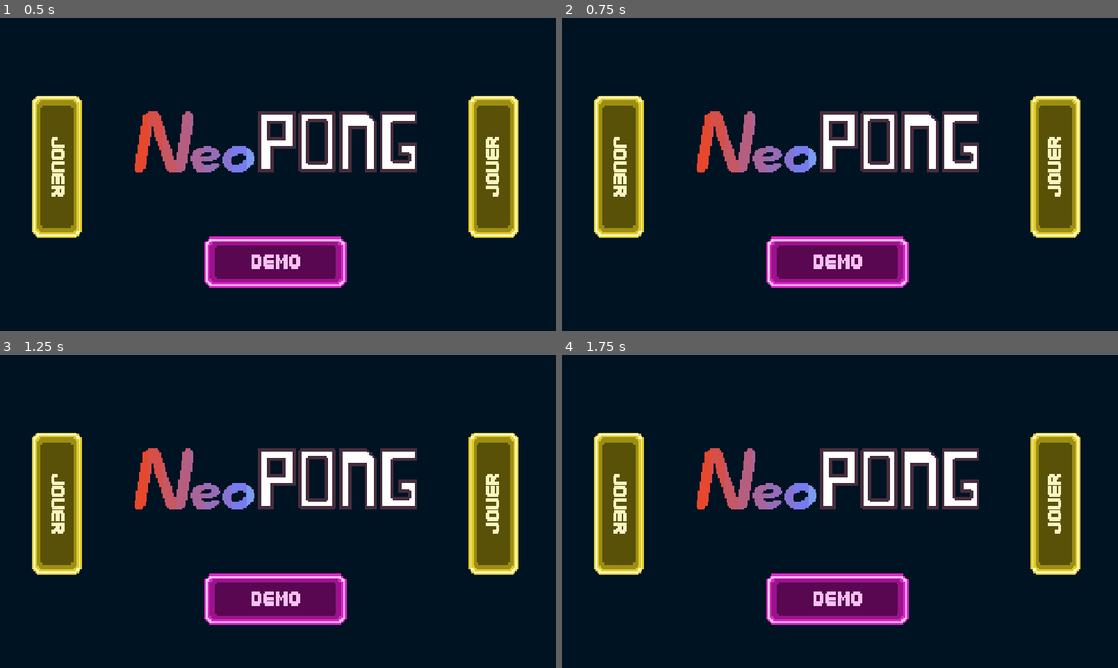
Above: before the commit, frames 1-4 (two rows, left to right).
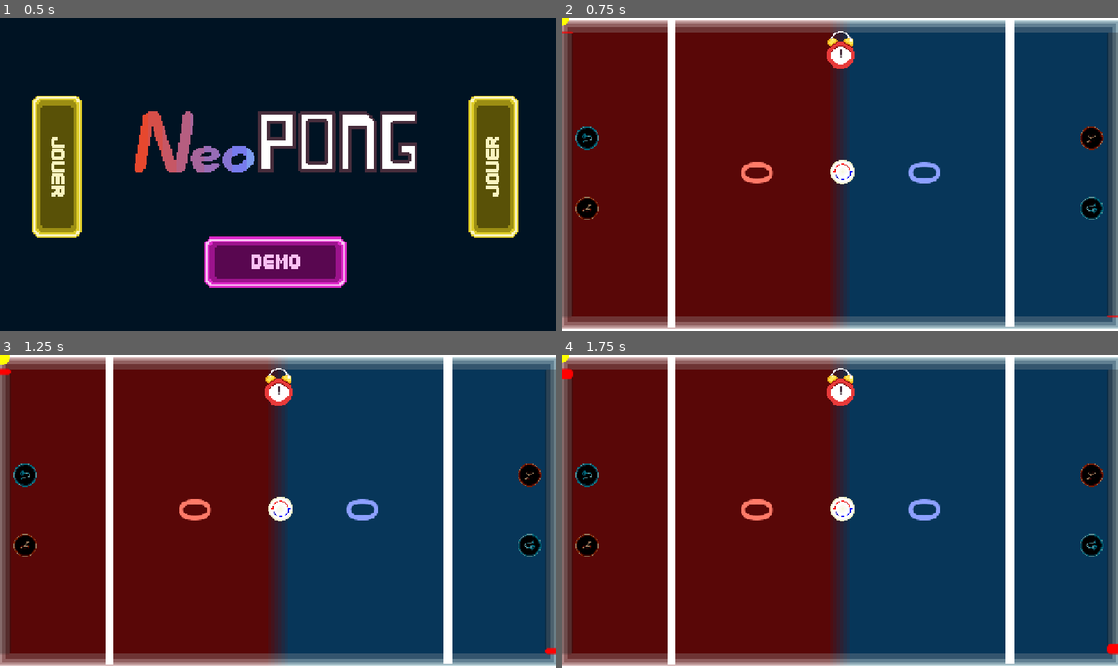
Above: after the commit, the same moments.

Repository: LucieFaure-Beaulande/neopong
Game: Godot game, scene res://UI/titleScreen.tscn
The game is run twice, just before and just after one commit, with the same random seed, the same clock (stepped at 60 frames per second) and the same inputs.
Inputs (mouse positions are in pixels of both pictures, inside the frame that each line leads up to):
- Up to frame 1 (0.5 s): no input
- Up to frame 2 (0.75 s): click (617, 168) at 0.5 s
- Up to frame 3 (1.25 s): no input
- Up to frame 4 (1.75 s): click (617, 505) at 1.27 s

Frame 1 is identical in both runs. In frame 2, 100% of the frame differs, in the area x 0-100%, y 0-100%; in frame 3, 100%; in frame 4, 100%.
Error before the commit: Parse Error: Could not parse global class "RebondisseurZone" from "res://Game/rebondisseur/rebondisseur_zone.gd". (res://Game/board/board.gd:29)

Commit message:
fix placement preview

Diff:
--- a/Game/board/board.gd
+++ b/Game/board/board.gd
@@ -42,8 +42,8 @@
 
 var current_phase:int = 0
 
-@onready var slingshot = $Slingshot
-@onready var vacuum = $VacuumZone
+@onready var slingshot = $SlingshotRed
+@onready var vacuum = $VacuumZoneBlue
 
 var previous_phase: int = -1
 
--- a/Game/rebondisseur/rebondisseur_zone.gd
+++ b/Game/rebondisseur/rebondisseur_zone.gd
@@ -44,15 +44,15 @@
 	collision_shape.disabled = true
 
 	for child in get_children():
-    if child is Area2D:
-        child.collision_layer = collision_layer
-        child.collision_mask = collision_mask
-		if child is CollisionShape2D:
-			if child.shape and child.shape is RectangleShape2D:
-				var local_center = child.position
-				#parent_node.to_global(local_center)
-				placement_preview_a.global_position = local_center + Vector2(0,_distance_after_break/2)
-				placement_preview_b.global_position = local_center + Vector2(0,-_distance_after_break/2)
+		if child is Area2D:
+			child.collision_layer = collision_layer
+			child.collision_mask = collision_mask
+			if child is CollisionShape2D:
+				if child.shape and child.shape is RectangleShape2D:
+					var local_center = child.position
+					#parent_node.to_global(local_center)
+					placement_preview_a.global_position = local_center + Vector2(0,_distance_after_break/2)
+					placement_preview_b.global_position = local_center + Vector2(0,-_distance_after_break/2)
 
 	# Style visuel de la ligne
 	line2d.width = 6.0
--- a/Game/slingshot/slingshot.gd
+++ b/Game/slingshot/slingshot.gd
@@ -47,6 +47,8 @@
 	super._ready()
 	set_shapes_disabled(false)
 	reset_slingshot_state()
+	set_placement_previews_visible(false)
+	start_preview_loop()
 	active = false
 
 func activate():
